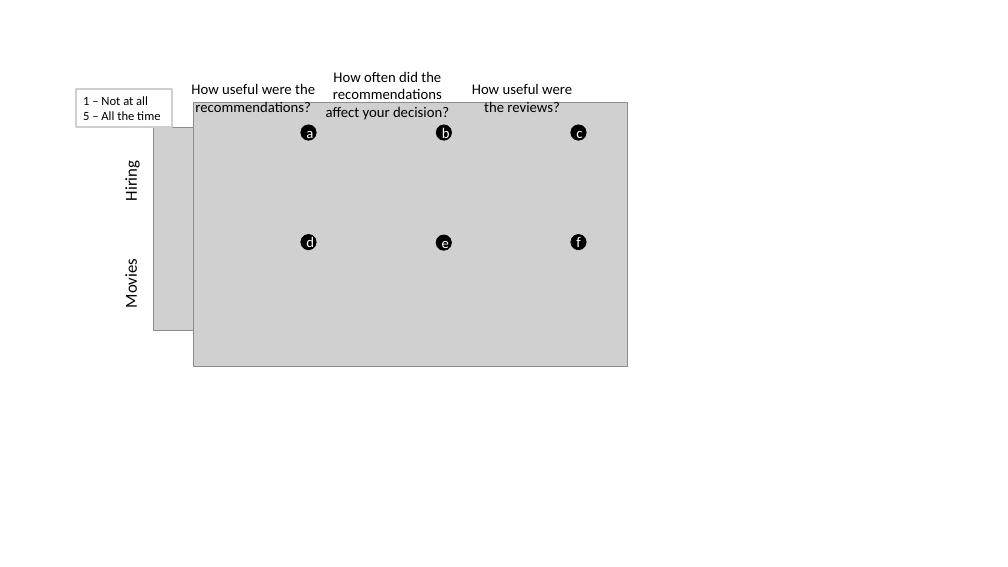
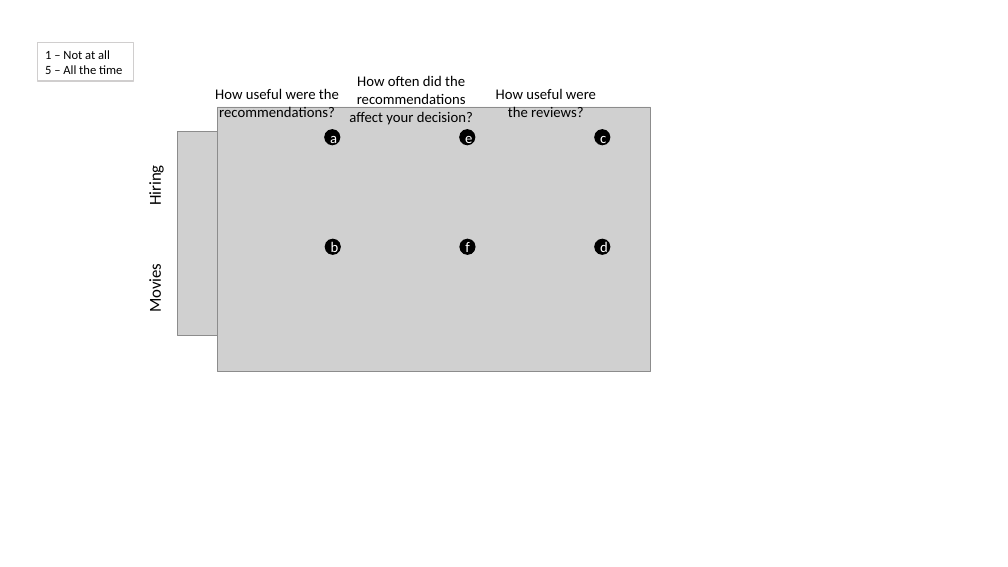
Before and after one commit to AdamCoscia/Trust-In-AI, a slide deck: slide 4 of server/analysis/charts/figures.pptx. Drawn at 1008x567 pixels with LibreOffice and Linux fonts; fonts in the diff are those of the drawing; grey boxes stand for pictures. Boxes give left, top, right and bottom in pixels: in the first picture for what was removed or moved away, otherwise in the second. Text is boxed around its words. In the diff, an @@ line names an element or a change of style, - is before the commit and + after.

```diff
--- a/server/analysis/charts/figures.pptx
+++ b/server/analysis/charts/figures.pptx
@@ rectangle "1 – Not at all": place and size @@
-rectangle "1 – Not at all" at (76, 89, 172, 127)
+rectangle "1 – Not at all" at (38, 43, 134, 81)
@@ 5 texts, 2 pictures, 2 ellipses: place and size @@
-5 texts, 2 pictures, 2 ellipses at (121, 71, 627, 367)
+5 texts, 2 pictures, 2 ellipses at (145, 75, 651, 371)
@@ ellipse "e": place and size @@
-ellipse "e" at (436, 235, 451, 250)
+ellipse "e" at (460, 130, 475, 145)
@@ ellipse "b": place and size @@
-ellipse "b" at (436, 125, 451, 140)
+ellipse "b" at (325, 239, 340, 254)
@@ ellipse "f": place and size @@
-ellipse "f" at (571, 234, 586, 250)
+ellipse "f" at (460, 239, 475, 254)
@@ ellipse "d": place and size @@
-ellipse "d" at (301, 234, 316, 250)
+ellipse "d" at (595, 239, 610, 254)
```
Also in this commit, not shown: 3 slides added, 9 other files.
